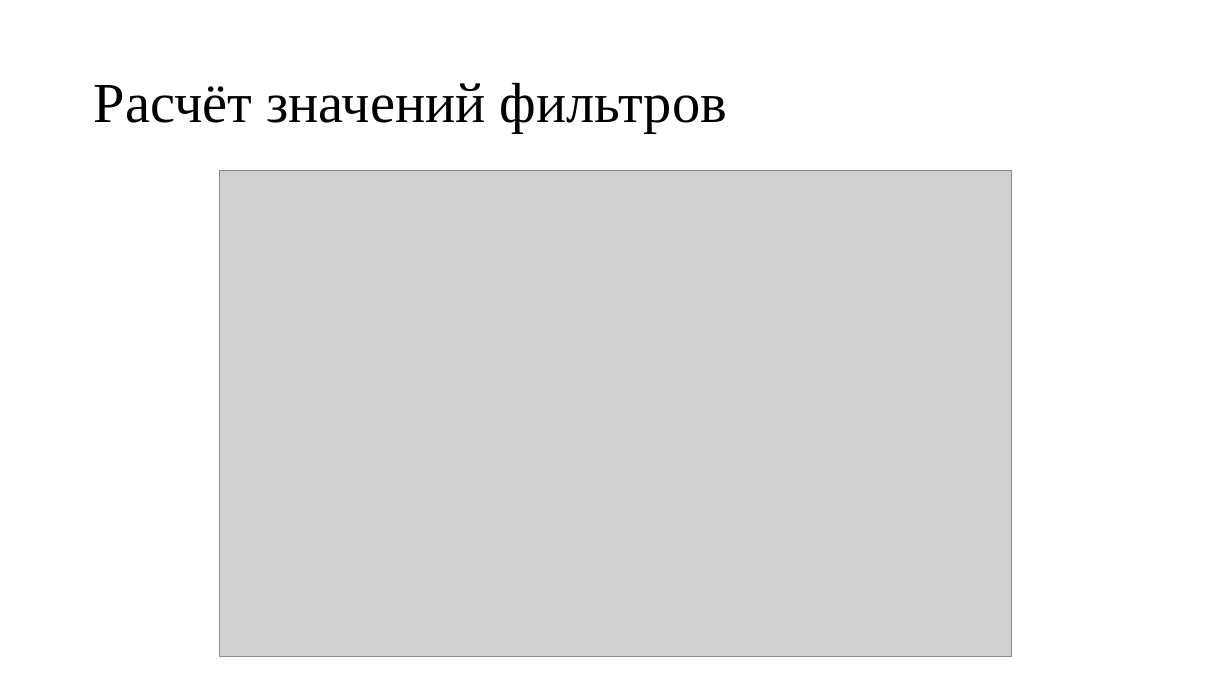
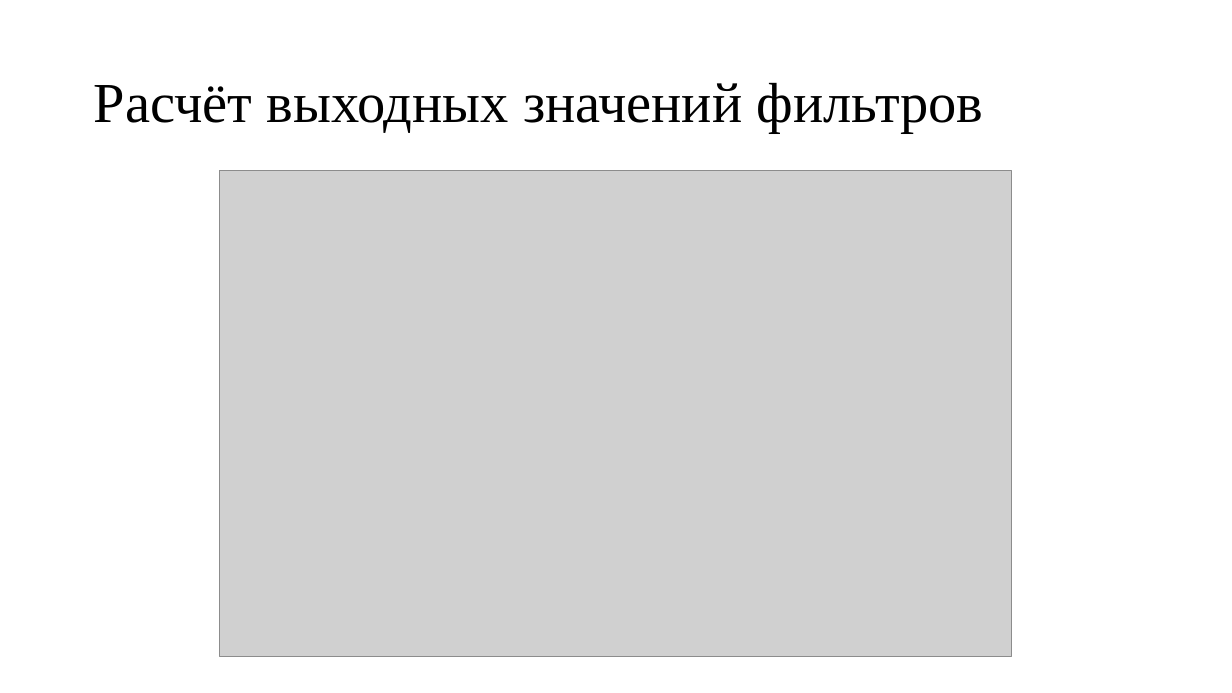
Before and after one commit to sven4500/masters-diploma, a slide deck: slide 7 of Презентация/Пезентация.ppt. Drawn at 1232x693 pixels with LibreOffice and Linux fonts; fonts in the diff are those of the drawing; grey boxes stand for pictures. Boxes give left, top, right and bottom in pixels: in the first picture for what was removed or moved away, otherwise in the second. Text is boxed around its words. In the diff, an @@ line names an element or a change of style, - is before the commit and + after.

```diff
--- a/Презентация/Пезентация.ppt
+++ b/Презентация/Пезентация.ppt
@@ title at [94, 82, 983, 133]: text changed @@
-Расчёт значений фильтров
+Расчёт выходных значений фильтров
```
Also in this commit, not shown: 1 other slide changed.
